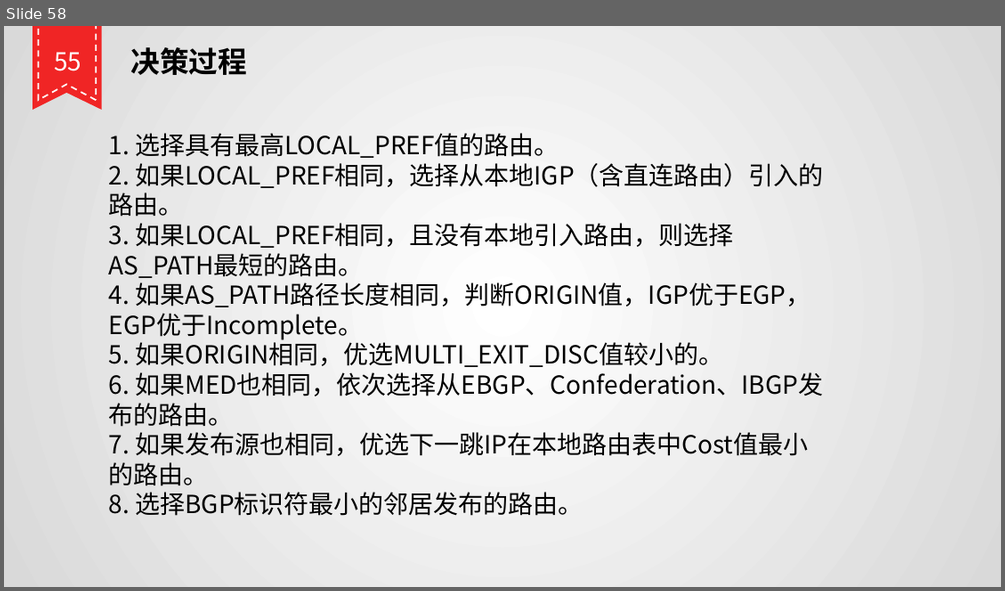
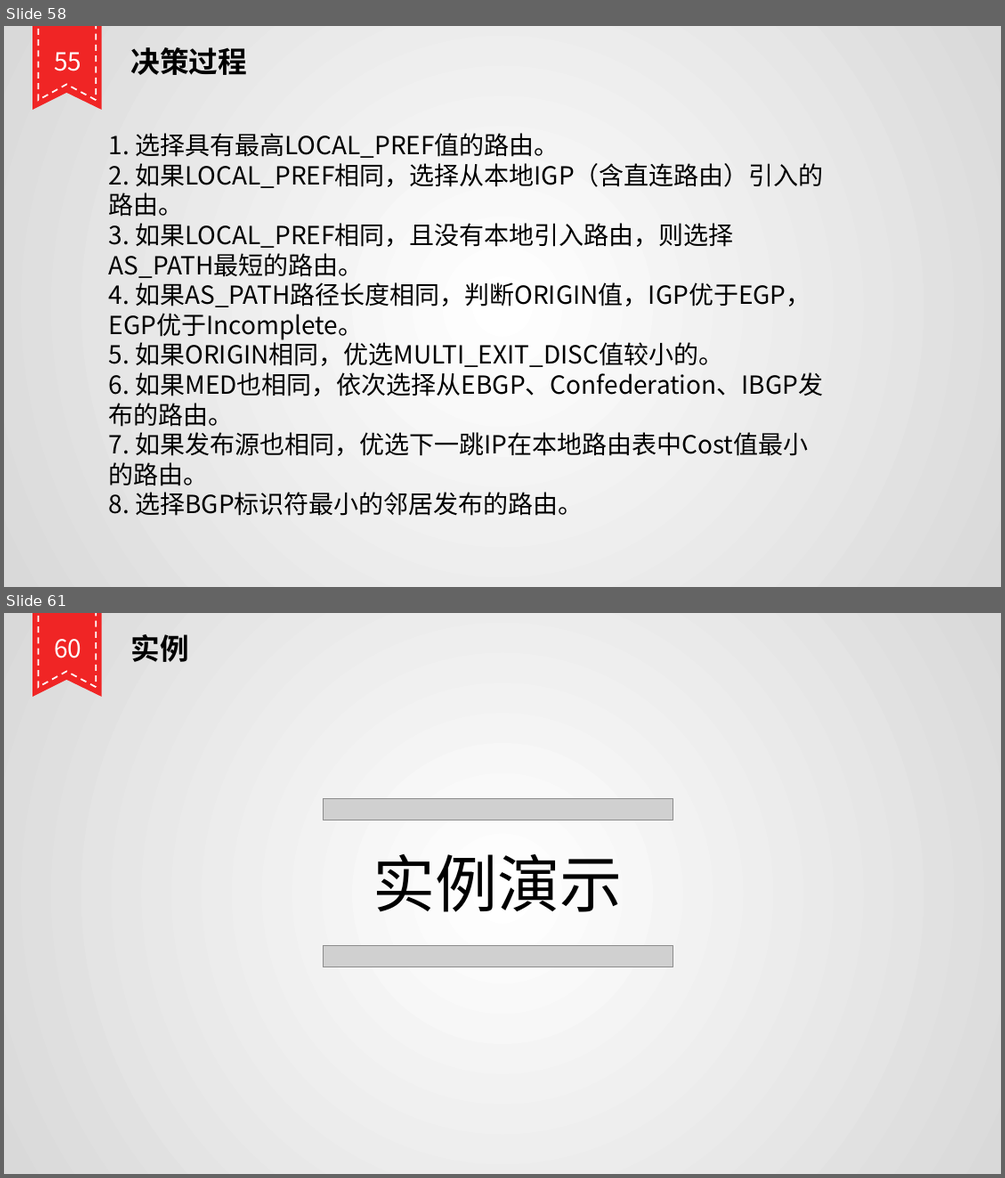
Before and after one commit to wanhl1990/bgp, a slide deck: BGP协议基础篇.pptx. Shown one above the other, each under a label of ours: slide 58 before the commit, slides 58 and 61 after it; the slides between them are not shown. The pictures are 1005x591 and 1005x1178 pixels, drawn with LibreOffice and Linux fonts; fonts in the diff are those of the drawing; grey boxes stand for pictures. Boxes give left, top, right and bottom in pixels: in the first picture for what was removed or moved away, otherwise in the second. Text is boxed around its words. In the diff, an @@ line names an element or a change of style, - is before the commit and + after.

```diff
--- a/BGP协议基础篇.pptx
+++ b/BGP协议基础篇.pptx
@@ slide 61 added at (4, 613, 1001, 1174), background gradient #CCE8CF to #9FD4A5 @@
@@ freeform shape added at (32, 613, 101, 697), fill #F02525 @@
@@ freeform shape added at (39, 613, 96, 687), outline #FFFFFF 1.5 pt dashed @@
@@ text added at (54, 639, 81, 658), 24 pt, text #CCE8CF @@
+60
@@ text added at (131, 634, 189, 662), 28 pt, text #000000, bold @@
+实例
@@ picture added at (323, 798, 672, 819) @@
@@ text added at (373, 854, 623, 912), 60 pt, text #000000 @@
+实例演示
@@ picture added at (323, 946, 672, 966) @@
```
Also in this commit, not shown: 5 slides changed, 3 other slides added, 13 slides removed.
